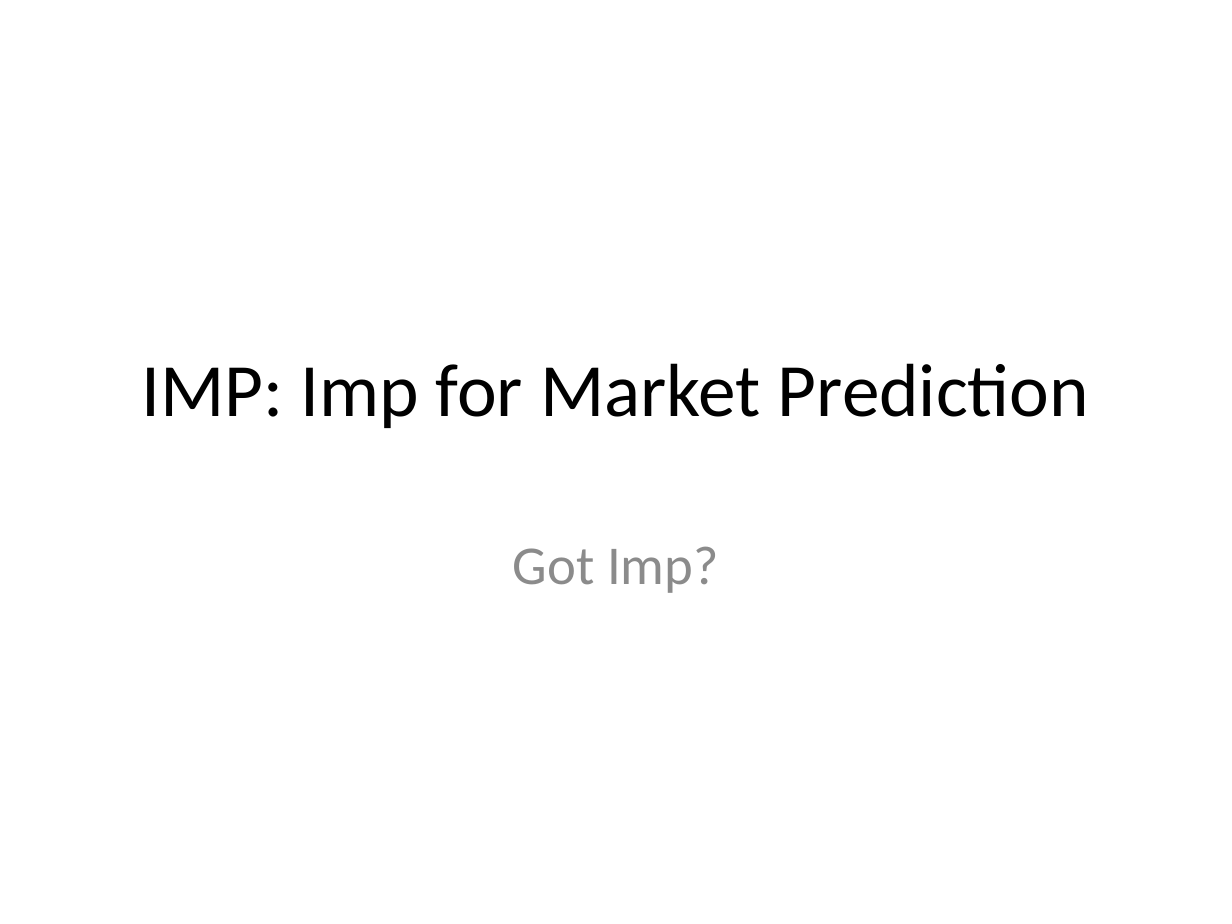
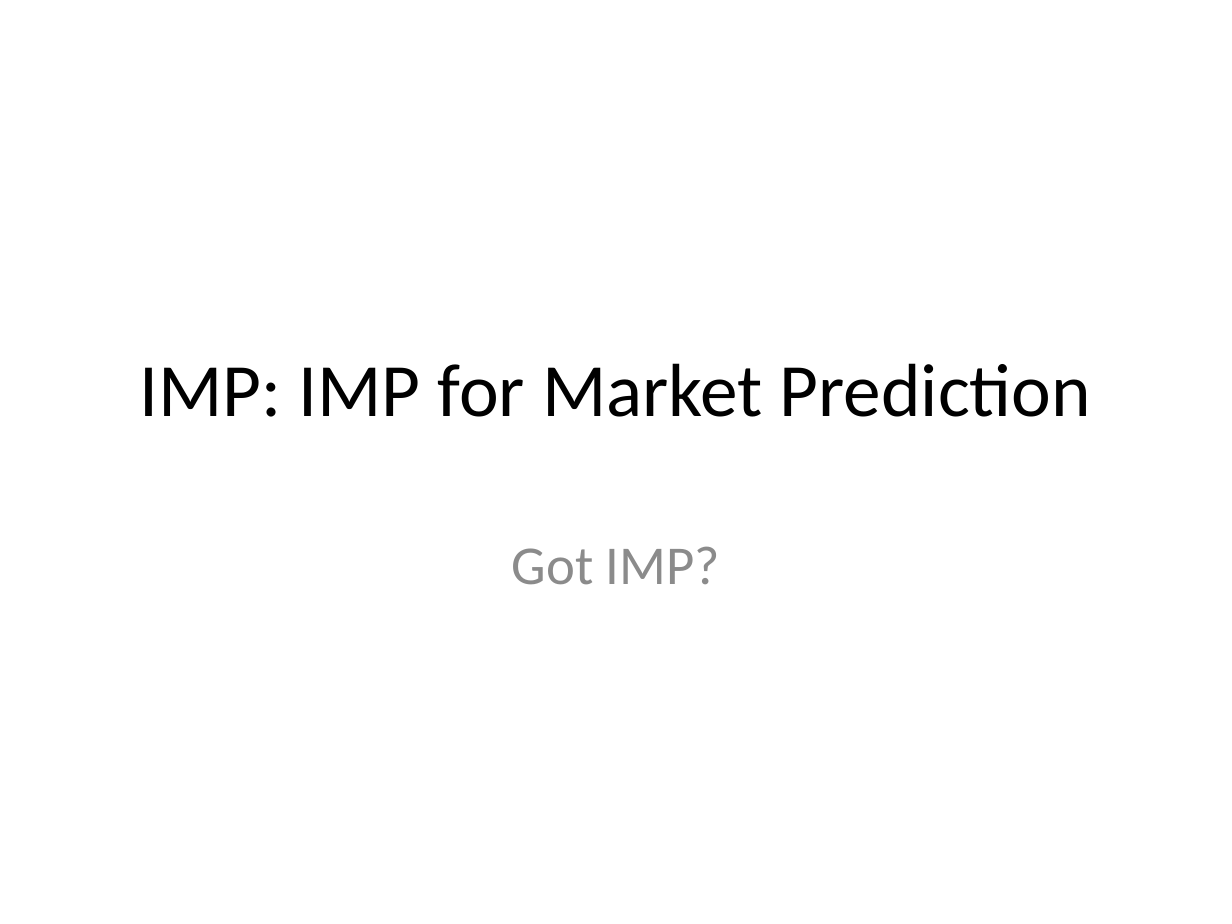
Before and after one commit to ChrisBye/rpi-imp, a slide deck: slide 7 of final presentation/justification and vision.pptx. Drawn at 1232x924 pixels with LibreOffice and Linux fonts; fonts in the diff are those of the drawing. Boxes give left, top, right and bottom in pixels: in the first picture for what was removed or moved away, otherwise in the second. Text is boxed around its words. In the diff, an @@ line names an element or a change of style, - is before the commit and + after.

```diff
--- a/final presentation/justification and vision.pptx
+++ b/final presentation/justification and vision.pptx
@@ title at (139, 363, 1091, 417): text changed @@
-IMP: Imp for Market Prediction
+IMP: IMP for Market Prediction
@@ subtitle at (512, 546, 720, 585): text changed @@
-Got Imp?
+Got IMP?
```
Also in this commit, not shown: 9 other slides changed, 1 other file.
